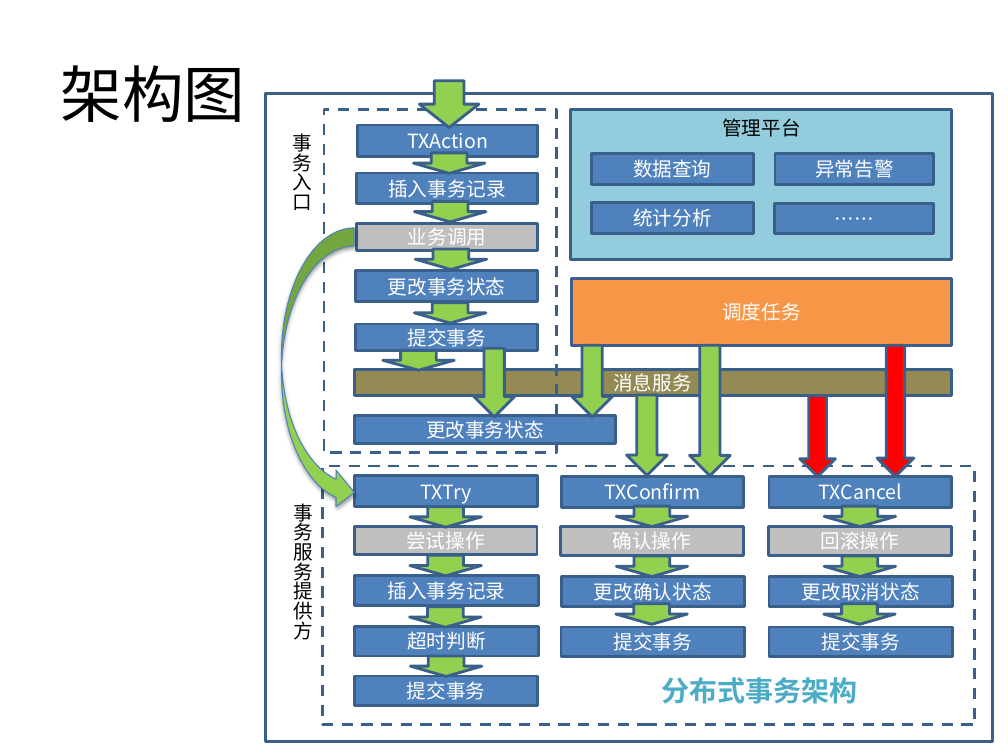
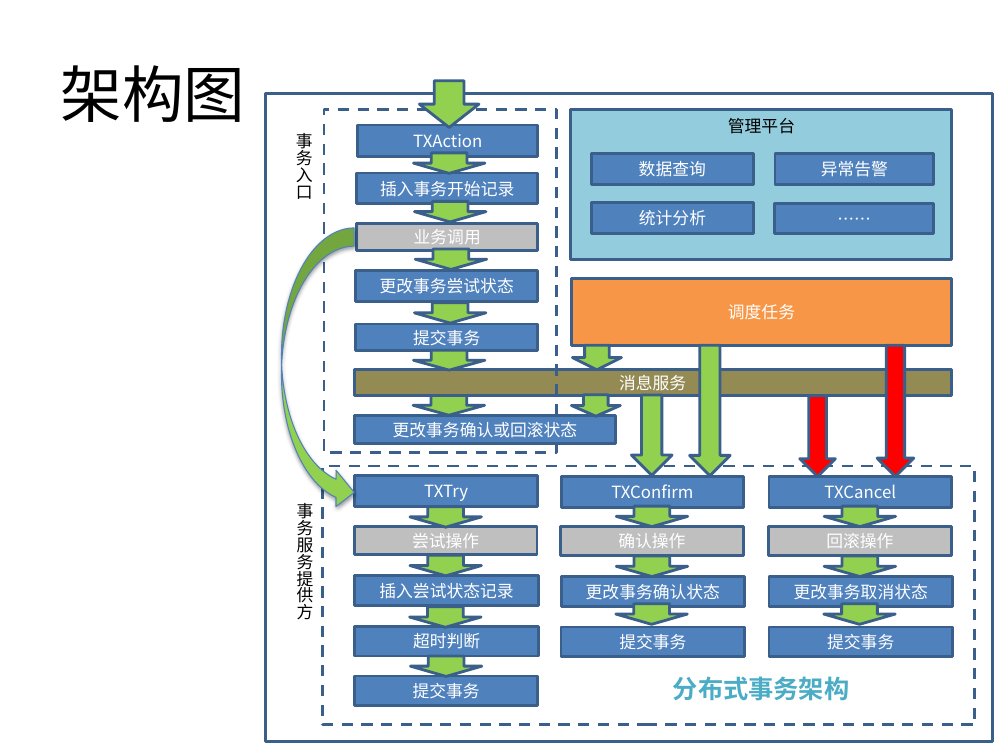
Before and after one commit to balancebeam/galaxy, a slide deck: slide 11 of galaxy-doc/分布式事务.pptx. Drawn at 1008x756 pixels with LibreOffice and Linux fonts; fonts in the diff are those of the drawing. Boxes give left, top, right and bottom in pixels: in the first picture for what was removed or moved away, otherwise in the second. Text is boxed around its words. In the diff, an @@ line names an element or a change of style, - is before the commit and + after.

```diff
--- a/galaxy-doc/分布式事务.pptx
+++ b/galaxy-doc/分布式事务.pptx
@@ text in rectangle at (x1=380, y1=181, x2=514, y2=197): text changed; size 14 to 12 pt @@
-插入事务记录
+插入事务开始记录
@@ size 14 to 12 pt in 22 elements at (x1=358, y1=125, x2=538, y2=156), (x1=357, y1=223, x2=538, y2=250), (x1=356, y1=324, x2=537, y2=351), (x1=355, y1=476, x2=537, y2=507), (x1=355, y1=526, x2=537, y2=554), (x1=355, y1=626, x2=538, y2=656), (x1=354, y1=369, x2=951, y2=395), (x1=355, y1=676, x2=538, y2=707), (x1=561, y1=477, x2=744, y2=508), (x1=560, y1=527, x2=743, y2=555), (x1=561, y1=627, x2=745, y2=657), (x1=769, y1=477, x2=952, y2=508), (x1=769, y1=527, x2=952, y2=555), (x1=769, y1=627, x2=953, y2=657), (x1=572, y1=279, x2=951, y2=346), (x1=592, y1=153, x2=753, y2=184), (x1=592, y1=203, x2=753, y2=234), (x1=775, y1=153, x2=933, y2=184), (x1=728, y1=118, x2=795, y2=134), (x1=296, y1=133, x2=313, y2=199), (x1=297, y1=503, x2=314, y2=620), (x1=774, y1=204, x2=933, y2=234) @@
@@ text in rectangle at (x1=380, y1=278, x2=514, y2=294): text changed; size 14 to 12 pt @@
-更改事务状态
+更改事务尝试状态
@@ down arrow moved from (x1=383, y1=351, x2=455, y2=371) to (x1=413, y1=351, x2=485, y2=371) @@
@@ down arrow resized from (x1=572, y1=346, x2=612, y2=417) to (x1=573, y1=346, x2=622, y2=370) @@
@@ down arrow resized from (x1=474, y1=349, x2=514, y2=417) to (x1=413, y1=395, x2=485, y2=415) @@
@@ down arrow added at (x1=572, y1=395, x2=621, y2=416), fill #92D050, outline #3A5F8C 2 pt @@
@@ down arrow moved from (x1=627, y1=395, x2=667, y2=476) to (x1=631, y1=395, x2=671, y2=476) @@
@@ text in rectangle at (x1=393, y1=422, x2=578, y2=438): text changed; size 14 to 12 pt @@
-更改事务状态
+更改事务确认或回滚状态
@@ text in rectangle at (x1=379, y1=583, x2=513, y2=599): text changed; size 14 to 12 pt @@
-插入事务记录
+插入尝试状态记录
@@ text in rectangle at (x1=586, y1=584, x2=720, y2=600): text changed; size 14 to 12 pt @@
-更改确认状态
+更改事务确认状态
@@ text in rectangle at (x1=794, y1=584, x2=928, y2=600): text changed; size 14 to 12 pt @@
-更改取消状态
+更改事务取消状态
@@ text "分布式事务架构" moved from (x1=662, y1=677, x2=858, y2=704) to (x1=673, y1=676, x2=849, y2=701) @@
@@ text "分布式事务架构" at (x1=673, y1=676, x2=849, y2=701): size 20 to 18 pt @@
```
Also in this commit, not shown: 1 other file.
